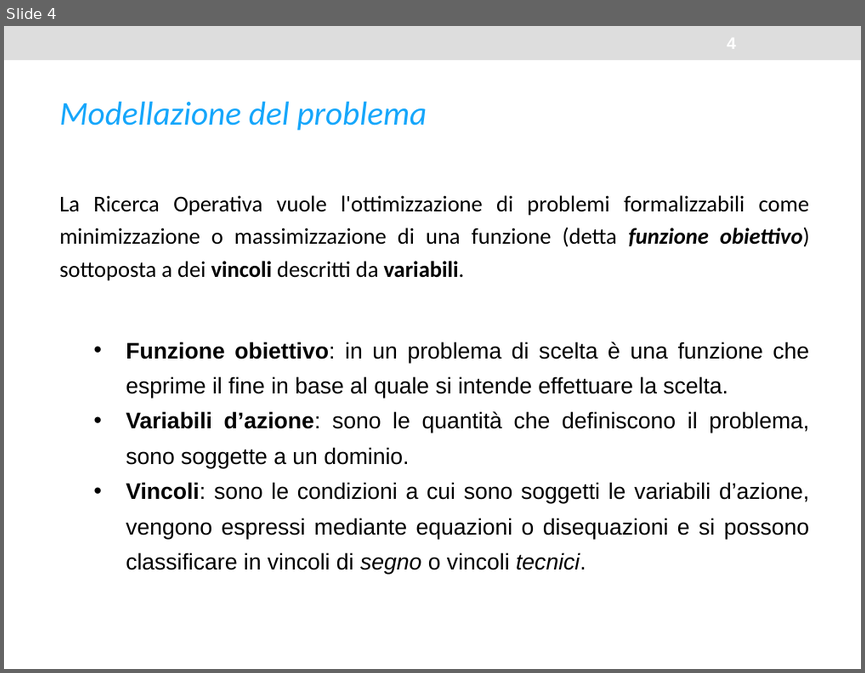
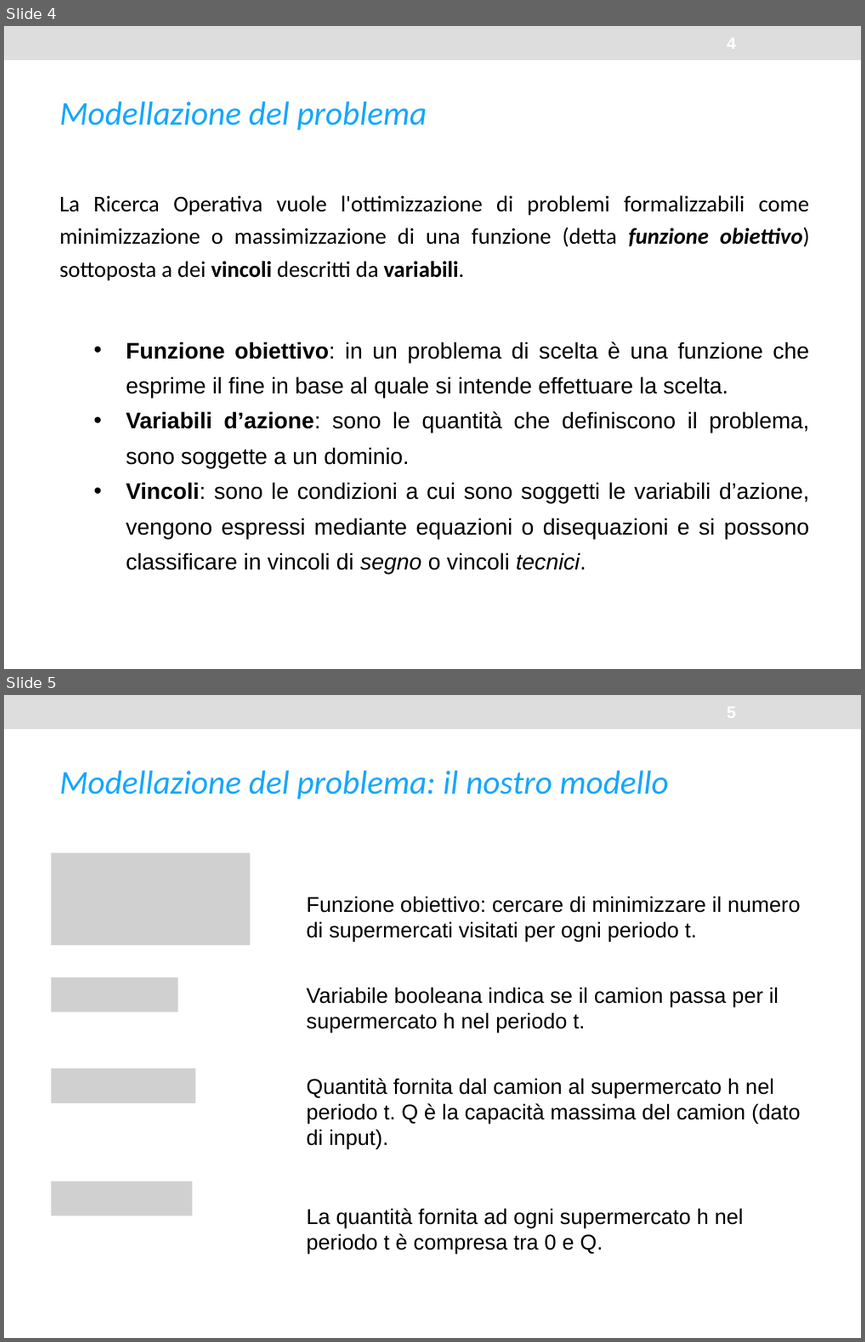
Before and after one commit to gentiliniluca/Inventory_Routing, a slide deck: Presentazione.pptx. Shown one above the other, each under a label of ours: slide 4 before the commit, slides 4 and 5 after it. The pictures are 865x673 and 865x1342 pixels, drawn with LibreOffice and Linux fonts; fonts in the diff are those of the drawing; grey boxes stand for pictures. Boxes give left, top, right and bottom in pixels: in the first picture for what was removed or moved away, otherwise in the second. Text is boxed around its words. In the diff, an @@ line names an element or a change of style, - is before the commit and + after.

Commit message:
h
bjk

```diff
--- a/Presentazione.pptx
+++ b/Presentazione.pptx
@@ slide 5 added at bbox=[4, 695, 861, 1338], background #FFFFFF; not listed: 1 template element that a slide beside it also shows @@
@@ text added at bbox=[59, 770, 669, 800], 28 pt, text #15A6FB, italic @@
+Modellazione del problema: il nostro modello
@@ picture added at bbox=[51, 852, 250, 945] @@
@@ text added at bbox=[307, 896, 800, 941], 18 pt, text #000000 @@
+Funzione obiettivo: cercare di minimizzare il numero di supermercati visitati per ogni periodo t.
@@ picture added at bbox=[51, 977, 178, 1011] @@
@@ text added at bbox=[307, 987, 778, 1033], 18 pt, text #000000 @@
+Variabile booleana indica se il camion passa per il supermercato h nel periodo t.
@@ picture added at bbox=[51, 1068, 196, 1103] @@
@@ text added at bbox=[307, 1077, 800, 1150], 18 pt, text #000000 @@
+Quantità fornita dal camion al supermercato h nel periodo t. Q è la capacità massima del camion (dato di input).
@@ picture added at bbox=[51, 1181, 193, 1215] @@
@@ text added at bbox=[307, 1208, 744, 1254], 18 pt, text #000000 @@
+La quantità fornita ad ogni supermercato h nel periodo t è compresa tra 0 e Q.
```
Also in this commit, not shown: 1 slide changed, 1 other slide added.
